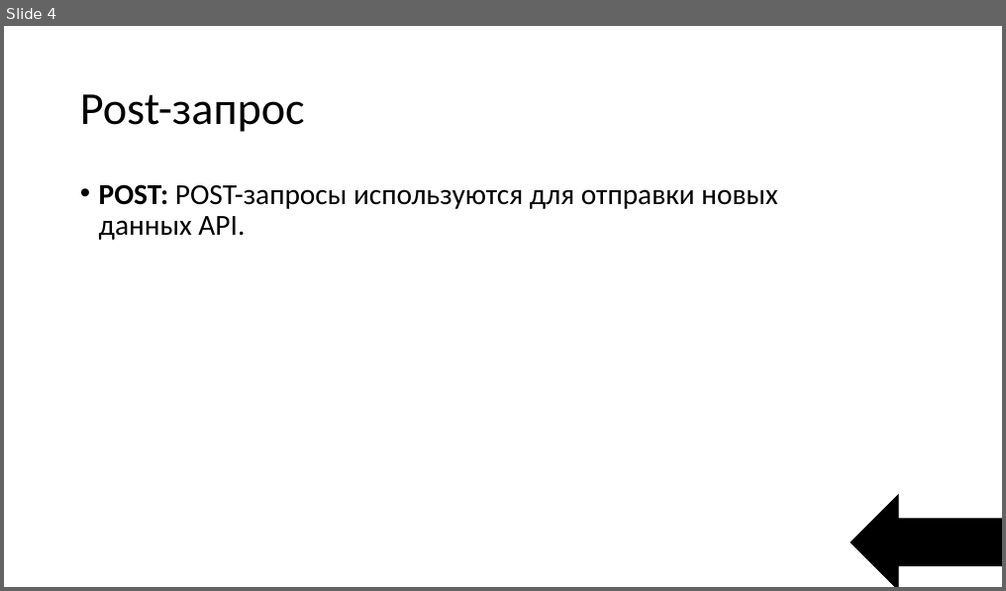
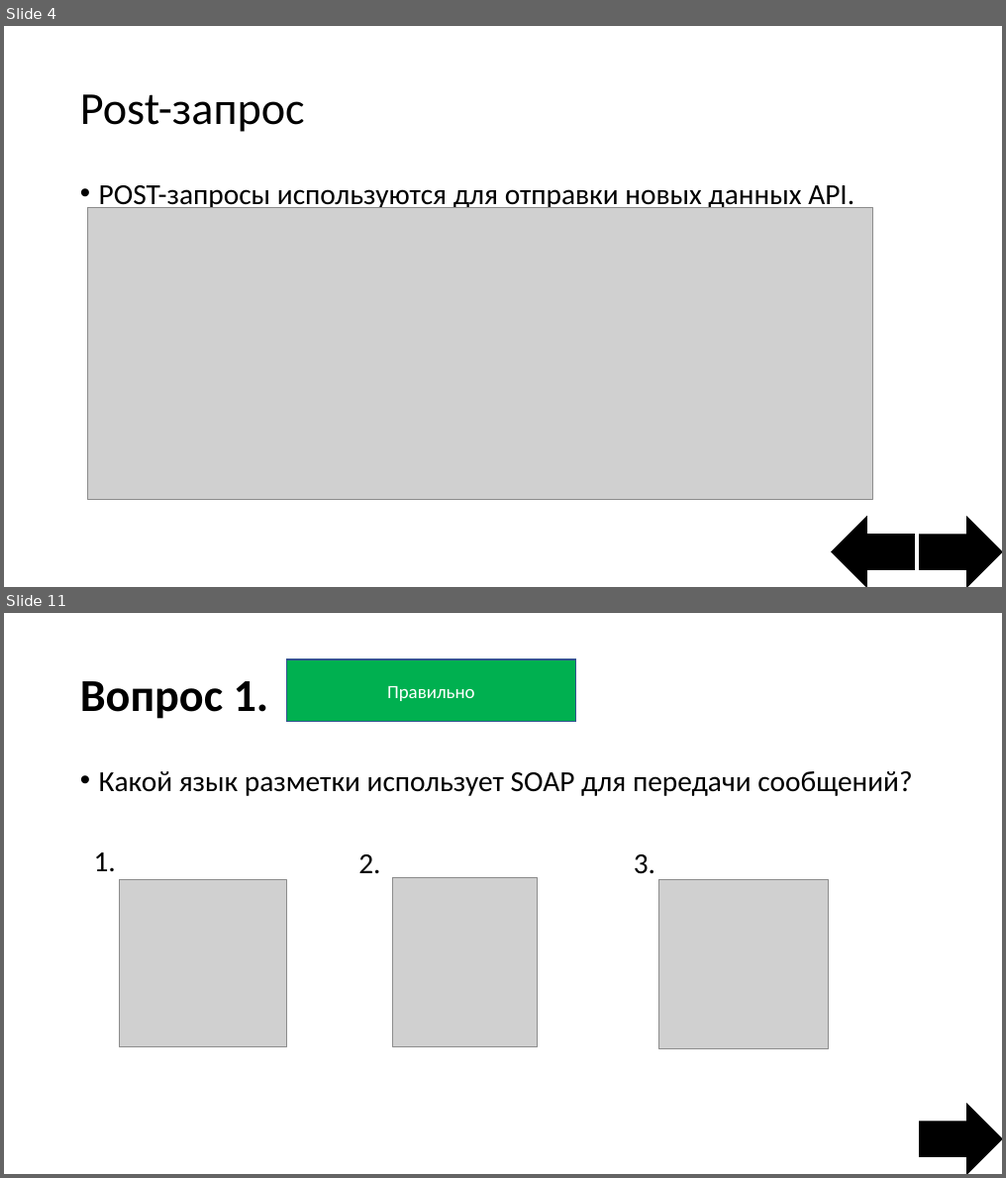
Before and after one commit to StepaN132/Game, a slide deck: Интерактивная игра.pptx. Shown one above the other, each under a label of ours: slide 4 before the commit, slides 4 and 11 after it; the slides between them are not shown. The pictures are 1006x591 and 1006x1178 pixels, drawn with LibreOffice and Linux fonts; fonts in the diff are those of the drawing; grey boxes stand for pictures. Boxes give left, top, right and bottom in pixels: in the first picture for what was removed or moved away, otherwise in the second. Text is boxed around its words. In the diff, an @@ line names an element or a change of style, - is before the commit and + after.

```diff
--- a/Интерактивная игра.pptx
+++ b/Интерактивная игра.pptx
@@ slide 11 added at box(4, 613, 1002, 1174), background #FFFFFF @@
@@ rectangle added at box(286, 660, 576, 720), fill #FF0000, outline #325491 1 pt, 18 pt, text #FFFFFF @@
+Не правильно
@@ rectangle added at box(286, 661, 576, 721), fill #FF0000, outline #325491 1 pt, 18 pt, text #FFFFFF @@
+Не правильно
@@ rectangle added at box(286, 661, 576, 722), fill #00B050, outline #325491 1 pt, 18 pt, text #FFFFFF @@
+Правильно
@@ title added at box(80, 681, 269, 719), 44 pt, text #000000, bold @@
+Вопрос 1.
@@ text added at box(99, 771, 912, 796), 28 pt, text #000000 @@
+• Какой язык разметки использует SOAP для передачи сообщений?
@@ text added at box(94, 853, 116, 871), 28 pt, text #000000 @@
+1.
@@ picture added at box(119, 879, 287, 1048) @@
@@ text added at box(358, 855, 380, 874), 28 pt, text #000000 @@
+2.
@@ picture added at box(393, 877, 538, 1048) @@
@@ text added at box(634, 855, 655, 874), 28 pt, text #000000 @@
+3.
@@ picture added at box(659, 879, 829, 1050) @@
@@ left arrow added at box(920, 1104, 1002, 1174), fill #000000, outline #000000 1 pt @@
@@ slide 4 changed as well @@
@@ text at box(99, 185, 854, 211): text changed @@
-• POST: POST-запросы используются для отправки новых данных API.
+• POST-запросы используются для отправки новых данных API.
@@ picture added at box(88, 208, 873, 499) @@
@@ left arrow: place and size @@
-left arrow at box(850, 495, 1002, 587)
+left arrow at box(832, 517, 915, 587)
@@ left arrow added at box(920, 517, 1002, 587), fill #000000, outline #000000 1 pt @@
```
Also in this commit, not shown: 1 other slide changed, 12 other slides added, 8 slides removed.
